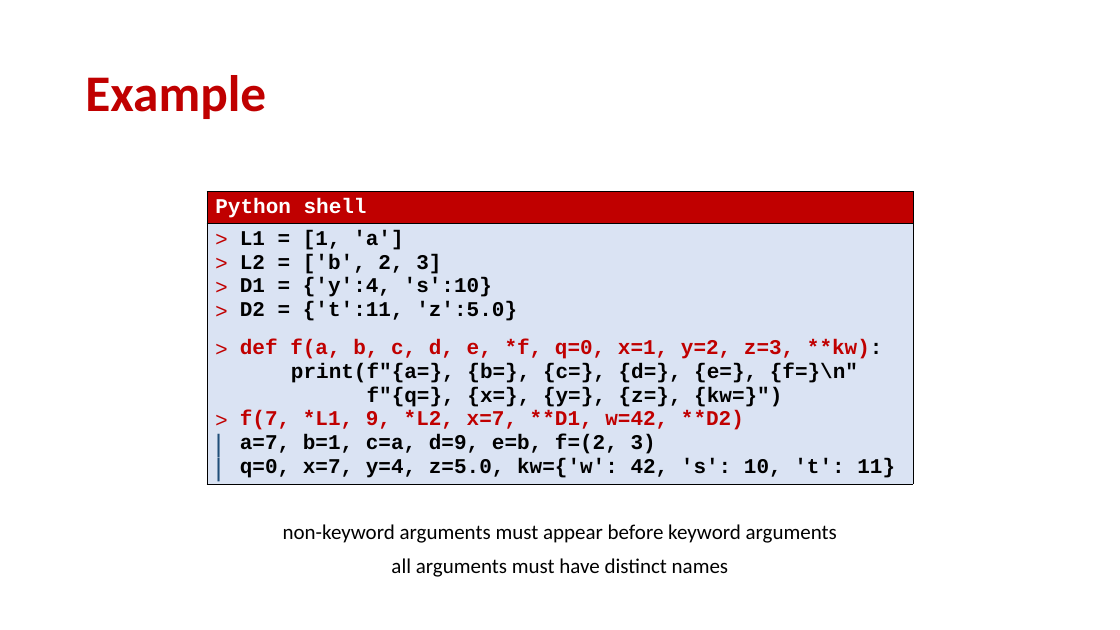
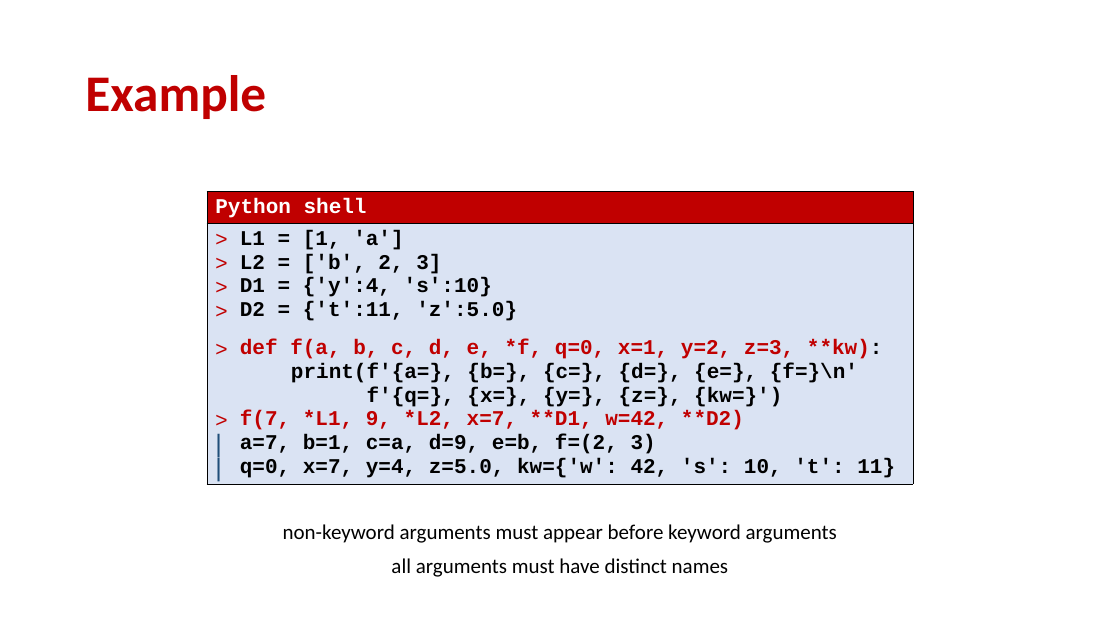
Before and after one commit to gsbrodal/gsbrodal.github.io, a slide deck: slide 21 of ipsa/slides/functions.pptx. Drawn at 1120x630 pixels with LibreOffice and Linux fonts; fonts in the diff are those of the drawing. Boxes give left, top, right and bottom in pixels: in the first picture for what was removed or moved away, otherwise in the second. Text is boxed around its words. In the diff, an @@ line names an element or a change of style, - is before the commit and + after.

```diff
--- a/ipsa/slides/functions.pptx
+++ b/ipsa/slides/functions.pptx
@@ table at [207,192,912,500] @@
@@ row 2, column 1: "L1 = [1, 'a'] / L2 = ['b', 2, 3] / D1 = {'y':4, 's':10} / D2 = {'t':11, 'z':5.0} / def f(a, b, c, d, e, *f, q=0, x=1, y=2, z=3, **kw): / print(f"{a=}, {b=}, {c=}, {d=}, {e=}, {f=}\n" f"{q=}, {x=}, {y=}, {z=}, {kw=}") / f(7, *L1, 9, *L2, x=7, **D1, w=42, **D2) / a=7, b=1, c=a, d=9, e=b, f=(2, 3) / q=0, x=7, y=4, z=5.0, kw={'w': 42, 's': 10, 't': 11}" to "L1 = [1, 'a'] / L2 = ['b', 2, 3] / D1 = {'y':4, 's':10} / D2 = {'t':11, 'z':5.0} / def f(a, b, c, d, e, *f, q=0, x=1, y=2, z=3, **kw): / print(f'{a=}, {b=}, {c=}, {d=}, {e=}, {f=}\n' f'{q=}, {x=}, {y=}, {z=}, {kw=}') / f(7, *L1, 9, *L2, x=7, **D1, w=42, **D2) / a=7, b=1, c=a, d=9, e=b, f=(2, 3) / q=0, x=7, y=4, z=5.0, kw={'w': 42, 's': 10, 't': 11}" @@
```
Also in this commit, not shown: 8 other slides changed, 4 other files.
